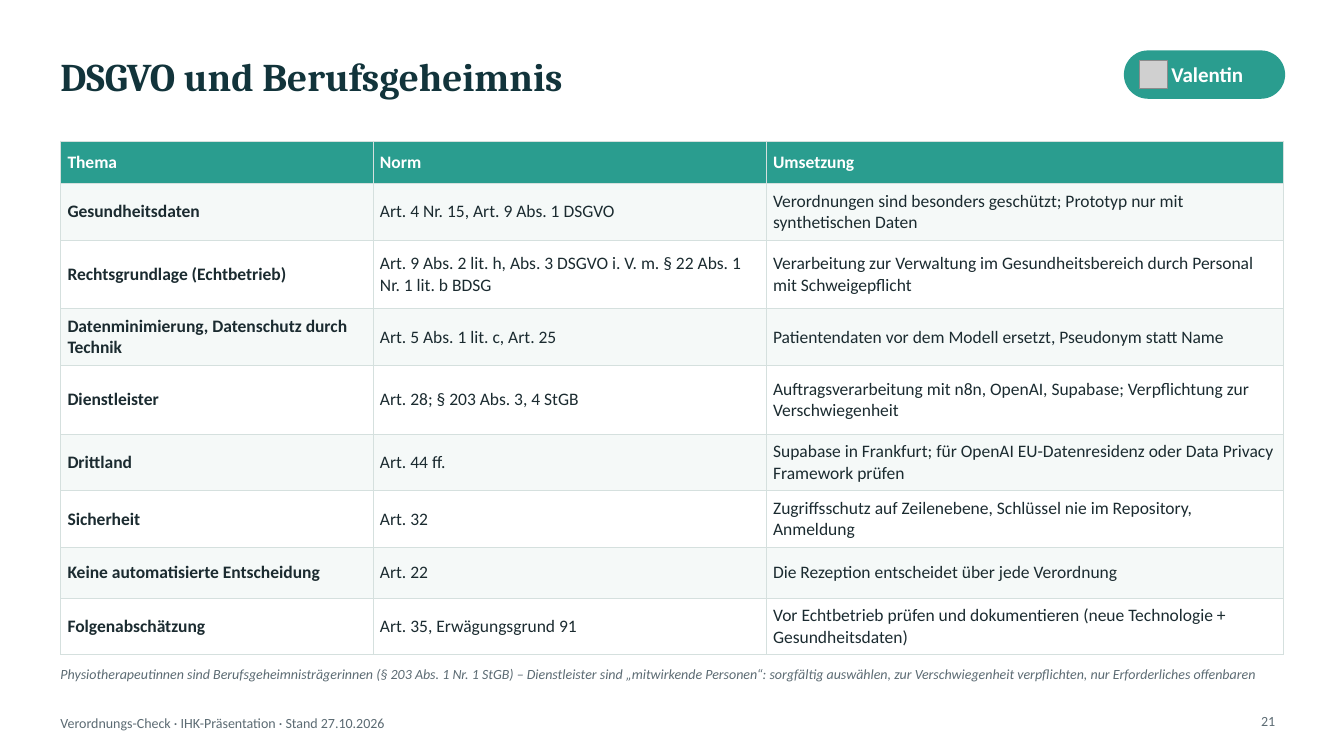
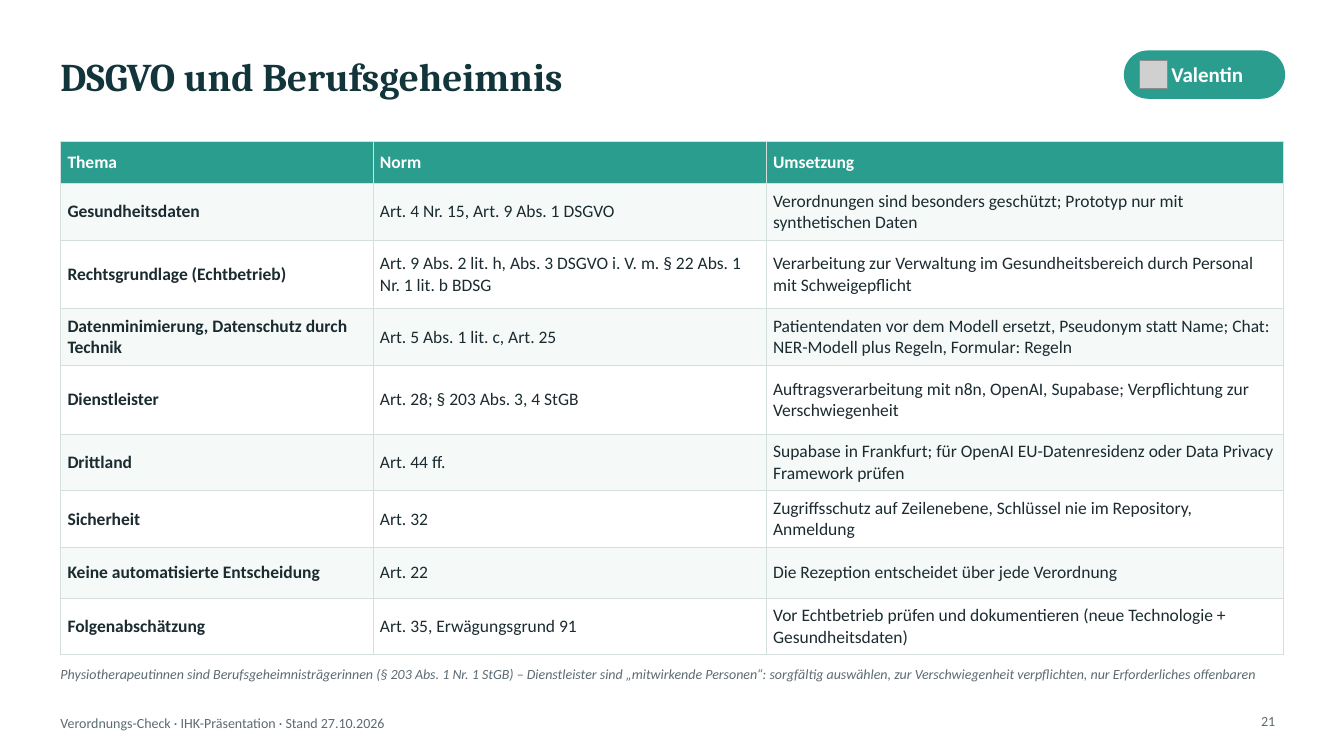
Before and after one commit to DBE-deve/verordnungs-check, a slide deck: slide 21 of docs/praesentation/Verordnungs-Check_IHK_3x15min_2026-10-27.pptx. Drawn at 1344x756 pixels with LibreOffice and Linux fonts; fonts in the diff are those of the drawing; grey boxes stand for pictures. Boxes give left, top, right and bottom in pixels: in the first picture for what was removed or moved away, otherwise in the second. Text is boxed around its words. In the diff, an @@ line names an element or a change of style, - is before the commit and + after.

```diff
--- a/docs/praesentation/Verordnungs-Check_IHK_3x15min_2026-10-27.pptx
+++ b/docs/praesentation/Verordnungs-Check_IHK_3x15min_2026-10-27.pptx
@@ table at <box>60,141,1284,649</box> @@
-row 4, column 3: Patientendaten vor dem Modell ersetzt, Pseudonym statt Name
+row 4, column 3: Patientendaten vor dem Modell ersetzt, Pseudonym statt Name; Chat: NER-Modell plus Regeln, Formular: Regeln
```
Also in this commit, not shown: 3 other slides changed, 7 other files.
